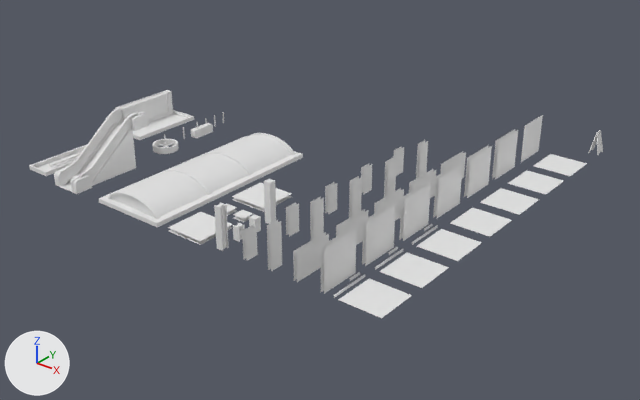
Before and after pictures for a commit that changed the Blender file Assets/VXR1161/Models/DealStealer-ModelKit.blend.
Rendered twice from a 50 mm lens placed at (22.8, -33.8, 26.8), pointed at (-16.6, 15.4, -3.7). The axes (+X, +Y, +Z) are drawn at lower left. The lights are the same throughout. The older version comes first. Materials are left out; every surface is plain grey.

Objects in the first picture: 'Escalator', 'Floor Tile A', 'Floor Tile B', 'Floor Tile C', 'Rock Wall Fountain', 'Roof Tile', 'Skylight', 'Wall A', 'Wall B', 'Wall C', 'Wall D', 'Wall E', 'Wet Floor Sign' and 34 more.
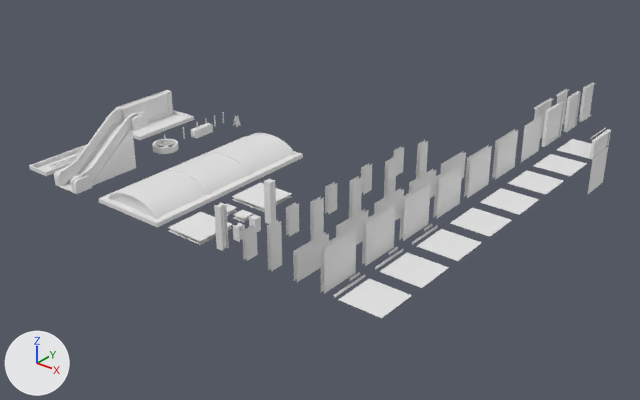
Where the newer file only moved an object's origin or applied its transform, the numbers keep the older frame.

Where the change shows, as pixel boxes (x1, y1, x2, y2) in the pictures (640 x 400 px):
'Window Wall', added
    after: (542, 100, 565, 147)
'Concrete Wall.001', added
    after: (588, 148, 608, 194)
'Window Wall.Small', added
    after: (563, 91, 581, 132)
'Floor Tile B.001', added
    after: (557, 139, 592, 159)
'Glass Banister', added
    after: (590, 127, 611, 159)
'Window Wall.Small.Section', added
    after: (579, 82, 596, 122)
'Window Wall.Bridge', added
    after: (534, 98, 554, 139)
'Wet Floor Sign', moved, rescaled
    before: (588, 130, 603, 155)
    after: (233, 115, 241, 127)
'Window Wall.Small.Bridge', added
    after: (556, 89, 570, 125)

Diff of the bpy script that builds the scene:
```diff
--- a/Assets/VXR1161/Models/DealStealer-ModelKit.blend.py
+++ b/Assets/VXR1161/Models/DealStealer-ModelKit.blend.py
@@ me_plane @@
 # used by ob_wet_floor_sign; location = (0.0, 29.0, 0.0)
-me_plane.from_pydata(...)  # 266 vertices, 204 faces; spans x -0.8..0.0, y 0.0..1.0, z -0.01..1.76
+me_plane.from_pydata(...)  # 266 vertices, 204 faces; spans x -0.4..0.0, y 0.0..0.5, z -0.01..0.88
+# me_plane part 1: the whole mesh is scaled about the mesh origin by 0.5
@@ me_cube_056 @@
+me_cube_056.from_pydata(...)  # 20 vertices, 9 faces; spans x -2.0..0.0, y 0.0..2.0, z 0.0..2.0
@@ me_cube_054 @@
+me_cube_054.from_pydata(...)  # 20 vertices, 14 faces; spans x -2.0..0.0, y 0.0..2.0, z 0.0..2.0
@@ me_cube_053 @@
+me_cube_053.from_pydata(...)  # 20 vertices, 19 faces; spans x -2.0..0.0, y 0.0..2.0, z 0.0..2.0
@@ me_cube_047 @@
+me_cube_047.from_pydata(...)  # 70 vertices, 80 faces; spans x -3.52..0.0, y 0.0..2.0, z 0.0..2.19
@@ ob_wet_floor_sign @@
 ob_wet_floor_sign = bpy.data.objects.new('Wet Floor Sign', me_plane)
-ob_wet_floor_sign.location = (0.0, 29.0, 0.0)
+ob_wet_floor_sign.location = (-26.0, 16.0, 0.0)
@@ ob_window_wall_small_bridge @@
+ob_window_wall_small_bridge = bpy.data.objects.new('Window Wall.Small.Bridge', me_cube_056)
+ob_window_wall_small_bridge.location = (-5.0, 32.0, 0.0)
+ob_window_wall_small_bridge.scale = (0.125, 1.0, 1.5)
@@ ob_window_wall_bridge @@
+ob_window_wall_bridge = bpy.data.objects.new('Window Wall.Bridge', me_cube_056.copy())
+ob_window_wall_bridge.location = (-5.0, 28.0, 0.0)
+ob_window_wall_bridge.scale = (0.125, 1.5, 1.5)
@@ ob_window_wall_small_section @@
+ob_window_wall_small_section = bpy.data.objects.new('Window Wall.Small.Section', me_cube_054)
+ob_window_wall_small_section.location = (-4.0, 35.0, 0.0)
+ob_window_wall_small_section.scale = (0.125, 1.0, 1.5)
@@ ob_window_wall_small @@
+ob_window_wall_small = bpy.data.objects.new('Window Wall.Small', me_cube_053)
+ob_window_wall_small.location = (-4.0, 32.0, 0.0)
+ob_window_wall_small.scale = (0.125, 1.0, 1.5)
@@ ob_window_wall @@
+ob_window_wall = bpy.data.objects.new('Window Wall', me_cube_053.copy())
+ob_window_wall.location = (-4.0, 28.0, 0.0)
+ob_window_wall.scale = (0.125, 1.5, 1.5)
@@ ob_concrete_wall_001 @@
+ob_concrete_wall_001 = bpy.data.objects.new('Concrete Wall.001', me_cube_011.copy())  # the mesh of ob_concrete_wall
+ob_concrete_wall_001.location = (0.0, 28.0, -3.0)
+ob_concrete_wall_001.scale = (0.125, 1.5, 1.5)
@@ ob_glass_banister @@
+ob_glass_banister = bpy.data.objects.new('Glass Banister', me_cube_047)
+ob_glass_banister.location = (0.0, 28.0, 0.0)
+ob_glass_banister.scale = (0.125, 1.5, 0.75)
@@ ob_floor_tile_b_001 @@
+ob_floor_tile_b_001 = bpy.data.objects.new('Floor Tile B.001', me_cube_002.copy())  # the mesh of ob_floor_tile_b
+ob_floor_tile_b_001.location = (0.0, 28.0, 0.0)
+ob_floor_tile_b_001.scale = (1.5, 1.5, 1.0)
```
